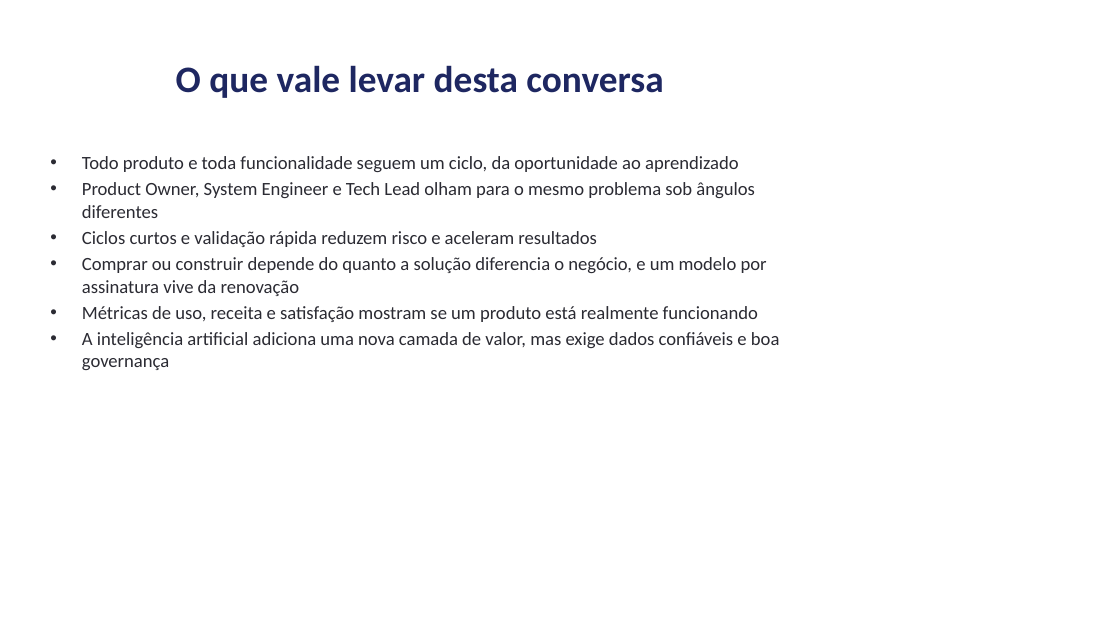
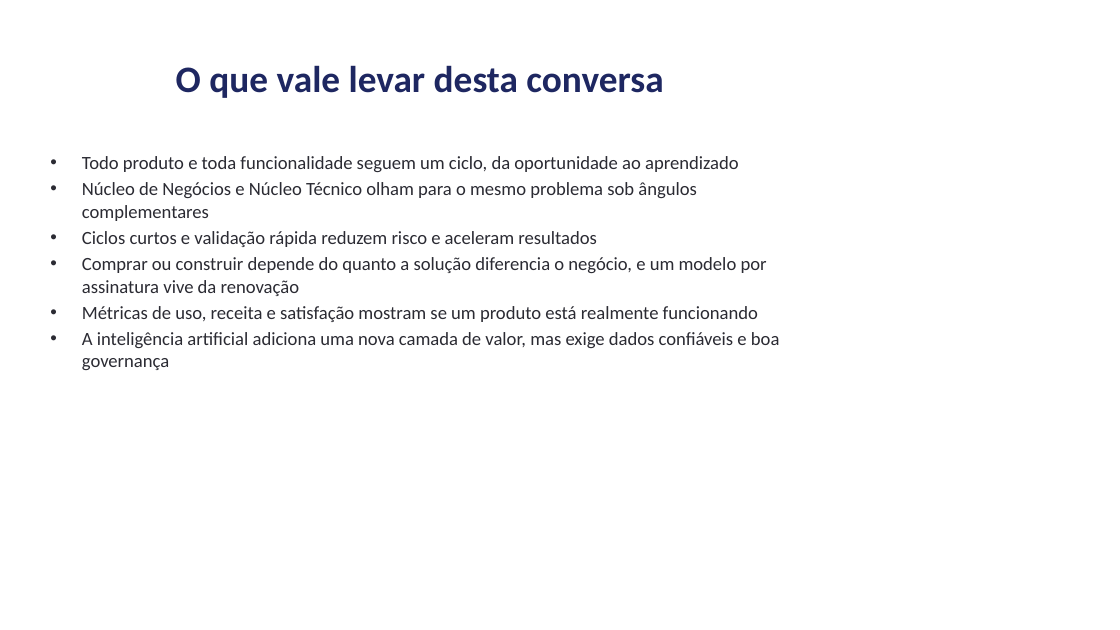
Before and after one commit to andrevberaldo/software-engineering, a slide deck: slide 36 of presentation/apresentacao.pptx (slide 37 before the commit). Drawn at 1120x630 pixels with LibreOffice and Linux fonts; fonts in the diff are those of the drawing. Boxes give left, top, right and bottom in pixels: in the first picture for what was removed or moved away, otherwise in the second. Text is boxed around its words. In the diff, an @@ line names an element or a change of style, - is before the commit and + after.

```diff
--- a/presentation/apresentacao.pptx
+++ b/presentation/apresentacao.pptx
@@ text at <box>82,182,697,221</box>: text changed @@
-• Product Owner, System Engineer e Tech Lead olham para o mesmo problema sob ângulos diferentes
+• Núcleo de Negócios e Núcleo Técnico olham para o mesmo problema sob ângulos complementares
```
Also in this commit, not shown: 3 other slides changed, 1 slide removed, 3 other files.
